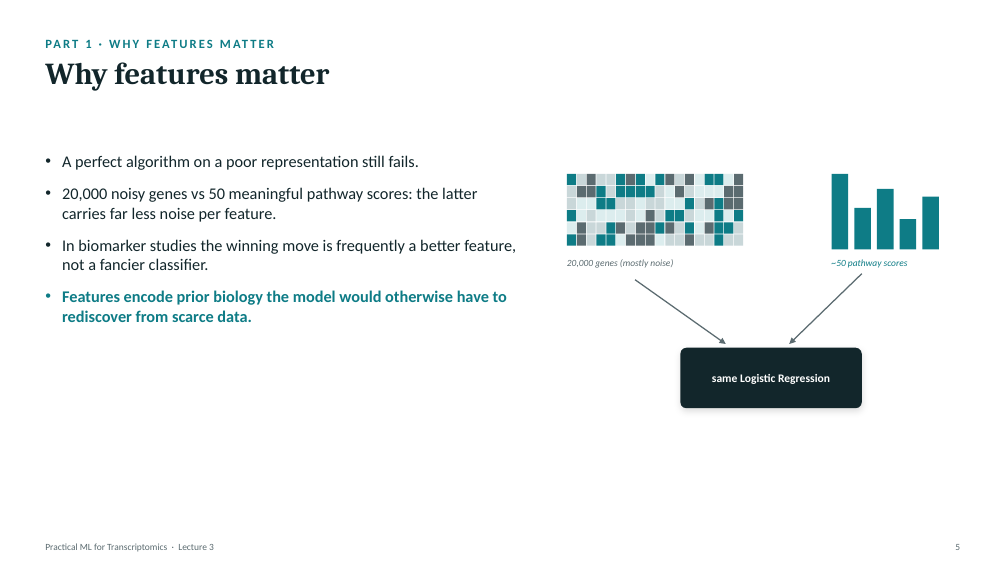
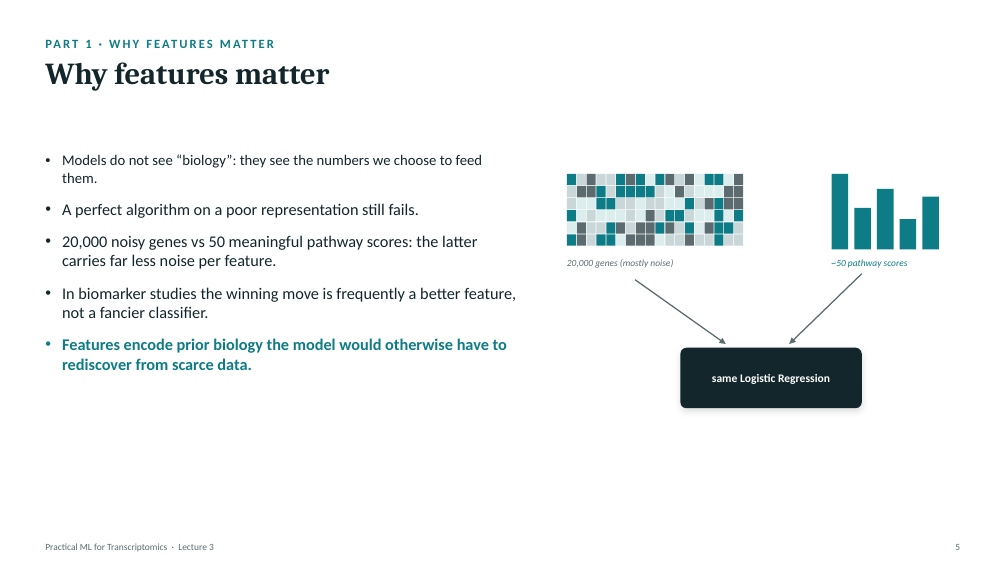
Before and after one commit to zhanyinx/ml26, a slide deck: slide 4 of lessons/lesson03_feature_engineering/theory/slides/Lecture3 - Feature Engineering and Biological Representation.pptx (slide 5 before the commit). Drawn at 1008x567 pixels with LibreOffice and Linux fonts; fonts in the diff are those of the drawing. Boxes give left, top, right and bottom in pixels: in the first picture for what was removed or moved away, otherwise in the second. Text is boxed around its words. In the diff, an @@ line names an element or a change of style, - is before the commit and + after.

```diff
--- a/lessons/lesson03_feature_engineering/theory/slides/Lecture3 - Feature Engineering and Biological Representation.pptx
+++ b/lessons/lesson03_feature_engineering/theory/slides/Lecture3 - Feature Engineering and Biological Representation.pptx
@@ text at (x1=62, y1=154, x2=482, y2=183): paragraph added @@
+• Models do not see “biology”: they see the numbers we choose to feed them.
```
Also in this commit, not shown: 20 other slides changed, 2 slides added, 7 slides removed.
